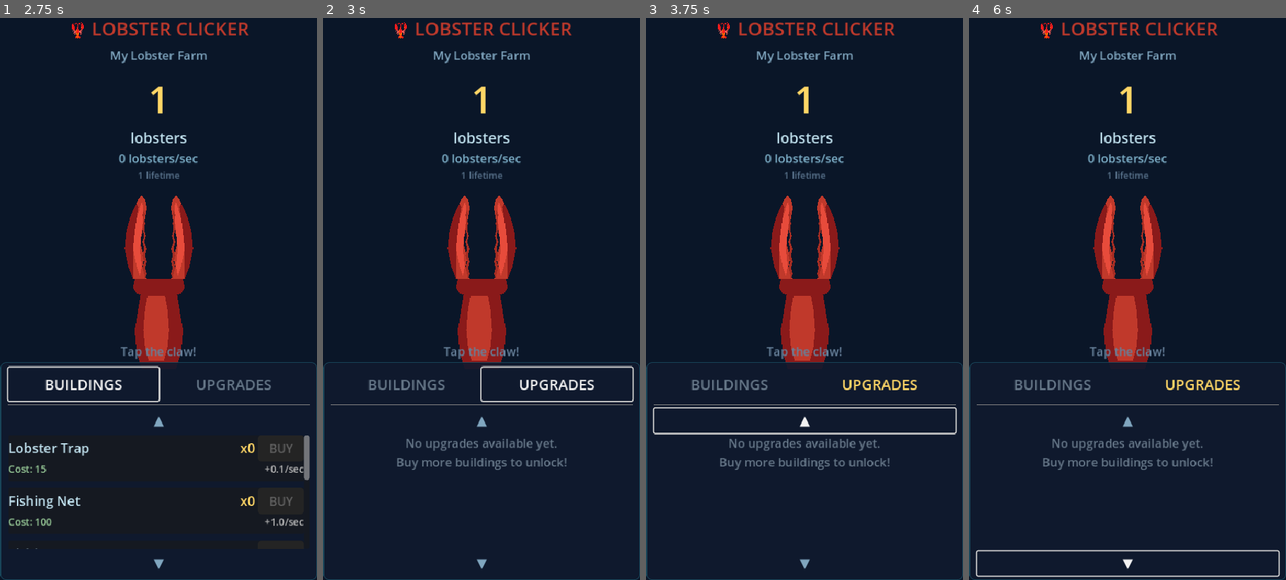
Above: before the commit, frames 1-4 (left to right).
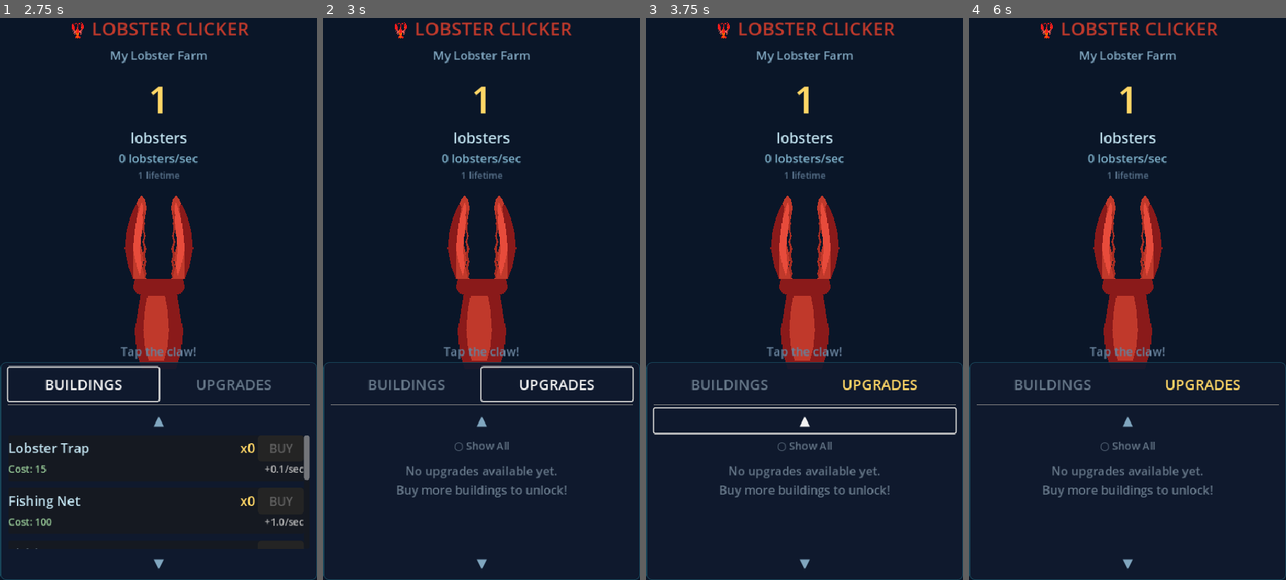
Above: after the commit, the same moments.

Repository: thecryptomasters/lobster-clicker
Game: Godot game, scene res://scenes/main.tscn
The game is run twice, just before and just after one commit, with the same random seed, the same clock (stepped at 60 frames per second) and the same inputs.
Inputs (mouse positions are in pixels of both pictures, inside the frame that each line leads up to):
- Up to frame 1 (2.75 s): click "My Lobster Farm" at 0.5 s; click (158, 265) at 1.25 s; click "BUILDINGS" at 2 s
- Up to frame 2 (3 s): click "UPGRADES" at 2.75 s
- Up to frame 3 (3.75 s): click "▲" at 3.5 s
- Up to frame 4 (6 s): click "▼" at 4.25 s; click (1127, 445) at 5 s, where only the run after the commit has a clickable "○ Show All"; click (1127, 445) at 5.75 s, where only the run after the commit has a clickable "✓ Hide Purchased"

Frame 1 is identical in both runs. In frame 2, 1.5% of the frame differs, in the area x 23-77%, y 74-86%; in frame 3, 1.5%; in frame 4, 2.3%, in the area x 2-99%, y 74-100%.

Commit message:
feat: collapsible upgrade sections + hide purchased toggle

Diff:
--- a/scenes/main.gd
+++ b/scenes/main.gd
@@ -628,104 +628,110 @@
 		if current_tab == Tab.UPGRADES:
 			_refresh_upgrades()
 
+var _hide_purchased: bool = false
+var _collapsed_sections: Dictionary = {}  # section_name -> bool
+
 func _refresh_upgrades() -> void:
 	for child in upgrade_container.get_children():
 		child.queue_free()
 
+	# Hide purchased toggle
+	var toggle_btn := Button.new()
+	toggle_btn.text = "✓ Hide Purchased" if _hide_purchased else "○ Show All"
+	toggle_btn.flat = true
+	toggle_btn.add_theme_color_override("font_color", Color("#88aacc") if _hide_purchased else Color("#667788"))
+	toggle_btn.add_theme_font_size_override("font_size", 16)
+	toggle_btn.pressed.connect(func():
+		_hide_purchased = not _hide_purchased
+		_refresh_upgrades())
+	upgrade_container.add_child(toggle_btn)
+
 	var has_any := false
 
-	# Click upgrades first (flat multipliers + CPS-based)
-	var click_upgrades := GameManager.get_available_click_upgrades()
-	var cps_click_upgrades := GameManager.get_available_cps_click_upgrades()
-	if not click_upgrades.is_empty() or not cps_click_upgrades.is_empty():
+	# Click upgrades
+	var click_items: Array = []
+	for upg in GameManager.get_available_click_upgrades():
+		if not _hide_purchased or not upg["purchased"]:
+			click_items.append(func(item): item.setup_click_upgrade(upg["index"], upg["purchased"]))
+	for upg in GameManager.get_available_cps_click_upgrades():
+		if not _hide_purchased or not upg["purchased"]:
+			click_items.append(func(item): item.setup_cps_click_upgrade(upg["index"], upg["purchased"]))
+	for upg in GameManager.get_available_hold_click_upgrades():
+		if not _hide_purchased or not upg["purchased"]:
+			click_items.append(func(item): item.setup_hold_click_upgrade(upg["index"], upg["purchased"]))
+	if not click_items.is_empty():
 		has_any = true
-		var header := Label.new()
-		header.text = "🦞 CLICK POWER"
-		header.horizontal_alignment = HORIZONTAL_ALIGNMENT_CENTER
-		header.add_theme_color_override("font_color", Color("#ff6b6b"))
-		header.add_theme_font_size_override("font_size", 18)
-		upgrade_container.add_child(header)
-		for upg in click_upgrades:
-			var item := BuildingUpgradeItemScene.instantiate()
-			upgrade_container.add_child(item)
-			item.setup_click_upgrade(upg["index"], upg["purchased"])
-		for upg in cps_click_upgrades:
-			var item := BuildingUpgradeItemScene.instantiate()
-			upgrade_container.add_child(item)
-			item.setup_cps_click_upgrade(upg["index"], upg["purchased"])
-		# Hold-to-click upgrades
-		var hold_upgrades := GameManager.get_available_hold_click_upgrades()
-		for upg in hold_upgrades:
-			var item := BuildingUpgradeItemScene.instantiate()
-			upgrade_container.add_child(item)
-			item.setup_hold_click_upgrade(upg["index"], upg["purchased"])
+		_add_collapsible_section("🦞 CLICK POWER", "click_power", Color("#ff6b6b"), click_items)
 
 	# Building upgrades
-	var building_upgrades := GameManager.get_available_upgrades()
-	if not building_upgrades.is_empty():
+	var bldg_items: Array = []
+	for upg in GameManager.get_available_upgrades():
+		if not _hide_purchased or not upg["purchased"]:
+			bldg_items.append(func(item): item.setup(upg["building_index"], upg["tier"], upg["purchased"]))
+	if not bldg_items.is_empty():
 		has_any = true
-		var header := Label.new()
-		header.text = "🏗️ BUILDING UPGRADES"
-		header.horizontal_alignment = HORIZONTAL_ALIGNMENT_CENTER
-		header.add_theme_color_override("font_color", Color("#ffd766"))
-		header.add_theme_font_size_override("font_size", 18)
-		upgrade_container.add_child(header)
-		for upg in building_upgrades:
-			var item := BuildingUpgradeItemScene.instantiate()
-			upgrade_container.add_child(item)
-			item.setup(upg["building_index"], upg["tier"], upg["purchased"])
-
-	# Offline rate upgrades
-	var offline_upgrades := GameManager.get_available_offline_rate_upgrades()
-	if not offline_upgrades.is_empty():
+		_add_collapsible_section("🏗️ BUILDING UPGRADES", "building_upgrades", Color("#ffd766"), bldg_items)
+
+	# Offline upgrades (rate + duration combined)
+	var offline_items: Array = []
+	for upg in GameManager.get_available_offline_rate_upgrades():
+		if not _hide_purchased or not upg["purchased"]:
+			offline_items.append(func(item): item.setup_offline_rate_upgrade(upg["index"], upg["purchased"]))
+	for upg in GameManager.get_available_offline_duration_upgrades():
+		if not _hide_purchased or not upg["purchased"]:
+			offline_items.append(func(item): item.setup_offline_duration_upgrade(upg["index"], upg["purchased"]))
+	if not offline_items.is_empty():
 		has_any = true
-		var header := Label.new()
-		header.text = "🌙 OFFLINE PRODUCTION"
-		header.horizontal_alignment = HORIZONTAL_ALIGNMENT_CENTER
-		header.add_theme_color_override("font_color", Color("#5dade2"))
-		header.add_theme_font_size_override("font_size", 18)
-		upgrade_container.add_child(header)
-		for upg in offline_upgrades:
-			var item := BuildingUpgradeItemScene.instantiate()
-			upgrade_container.add_child(item)
-			item.setup_offline_rate_upgrade(upg["index"], upg["purchased"])
-	var offline_dur_upgrades := GameManager.get_available_offline_duration_upgrades()
-	if not offline_dur_upgrades.is_empty():
-		if offline_upgrades.is_empty():
-			has_any = true
-			var header := Label.new()
-			header.text = "🌙 OFFLINE PRODUCTION"
-			header.horizontal_alignment = HORIZONTAL_ALIGNMENT_CENTER
-			header.add_theme_color_override("font_color", Color("#5dade2"))
-			header.add_theme_font_size_override("font_size", 18)
-			upgrade_container.add_child(header)
-		for upg in offline_dur_upgrades:
-			var item := BuildingUpgradeItemScene.instantiate()
-			upgrade_container.add_child(item)
-			item.setup_offline_duration_upgrade(upg["index"], upg["purchased"])
+		_add_collapsible_section("🌙 OFFLINE PRODUCTION", "offline", Color("#5dade2"), offline_items)
 
 	# Gacha cooldown upgrades
-	var gacha_cd_upgrades := GameManager.get_available_gacha_cooldown_upgrades()
-	if not gacha_cd_upgrades.is_empty():
+	var gacha_items: Array = []
+	for upg in GameManager.get_available_gacha_cooldown_upgrades():
+		if not _hide_purchased or not upg["purchased"]:
+			gacha_items.append(func(item): item.setup_gacha_cd_upgrade(upg["index"], upg["purchased"]))
+	if not gacha_items.is_empty():
 		has_any = true
-		var header := Label.new()
-		header.text = "🎰 GACHA UPGRADES"
-		header.horizontal_alignment = HORIZONTAL_ALIGNMENT_CENTER
-		header.add_theme_color_override("font_color", Color("#e67e22"))
-		header.add_theme_font_size_override("font_size", 18)
-		upgrade_container.add_child(header)
-		for upg in gacha_cd_upgrades:
-			var item := BuildingUpgradeItemScene.instantiate()
-			upgrade_container.add_child(item)
-			item.setup_gacha_cd_upgrade(upg["index"], upg["purchased"])
+		_add_collapsible_section("🎰 GACHA UPGRADES", "gacha", Color("#e67e22"), gacha_items)
 
 	if not has_any:
 		var empty_label := Label.new()
-		empty_label.text = "No upgrades available yet.\nBuy more buildings to unlock!"
+		if _hide_purchased:
+			empty_label.text = "All available upgrades purchased! 🎉"
+		else:
+			empty_label.text = "No upgrades available yet.\nBuy more buildings to unlock!"
 		empty_label.horizontal_alignment = HORIZONTAL_ALIGNMENT_CENTER
 		empty_label.add_theme_color_override("font_color", Color("#667788"))
 		empty_label.add_theme_font_size_override("font_size", 18)
 		upgrade_container.add_child(empty_label)
+
+func _add_collapsible_section(title: String, key: String, color: Color, items: Array) -> void:
+	var is_collapsed: bool = _collapsed_sections.get(key, false)
+
+	# Header button
+	var header_btn := Button.new()
+	header_btn.text = ("▶ " if is_collapsed else "▼ ") + title
+	header_btn.flat = true
+	header_btn.add_theme_color_override("font_color", color)
+	header_btn.add_theme_font_size_override("font_size", 18)
+	header_btn.alignment = HORIZONTAL_ALIGNMENT_LEFT
+
+	# Items container
+	var items_box := VBoxContainer.new()
+	items_box.add_theme_constant_override("separation", 6)
+	items_box.visible = not is_collapsed
+
+	header_btn.pressed.connect(func():
+		_collapsed_sections[key] = not _collapsed_sections.get(key, false)
+		items_box.visible = not _collapsed_sections[key]
+		header_btn.text = ("▶ " if _collapsed_sections[key] else "▼ ") + title)
+
+	upgrade_container.add_child(header_btn)
+	upgrade_container.add_child(items_box)
+
+	for setup_fn in items:
+		var item := BuildingUpgradeItemScene.instantiate()
+		items_box.add_child(item)
+		setup_fn.call(item)
 
 # --- Consumables / Gacha ---
 
Not shown, changed: export/index.html
Not shown, changed: export/index.pck
